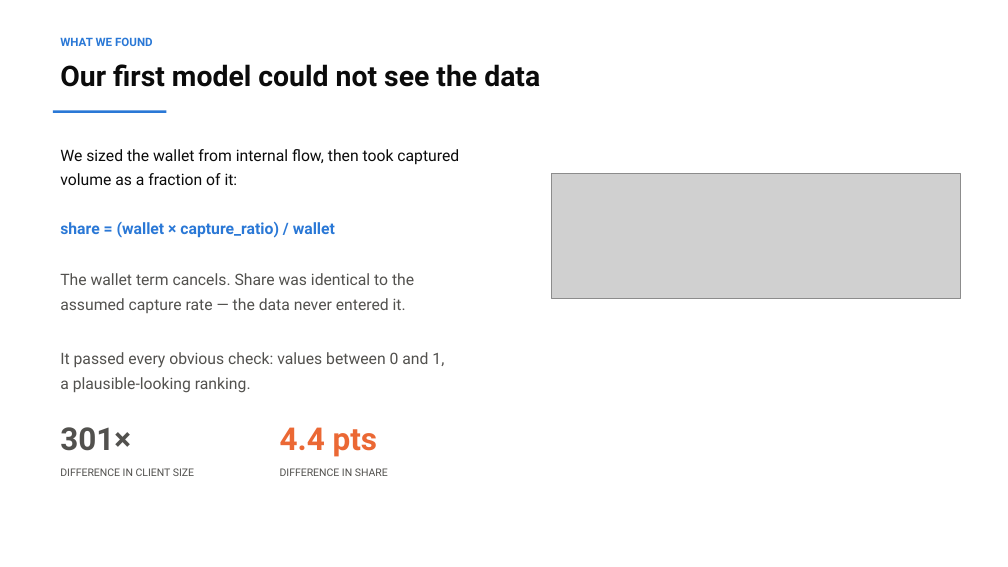
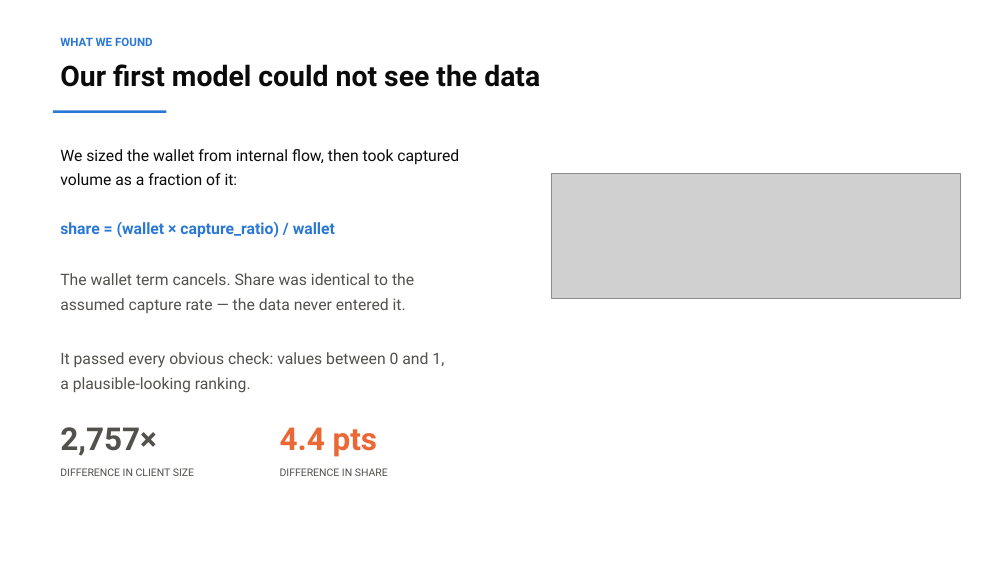
Before and after one commit to GeniusDM/the_independent_variable-standard-bank-hackathon-2026, a slide deck: slide 3 of docs/presentation_deck.pptx. Drawn at 1008x567 pixels with LibreOffice and Linux fonts; fonts in the diff are those of the drawing; grey boxes stand for pictures. Boxes give left, top, right and bottom in pixels: in the first picture for what was removed or moved away, otherwise in the second. Text is boxed around its words. In the diff, an @@ line names an element or a change of style, - is before the commit and + after.

```diff
--- a/docs/presentation_deck.pptx
+++ b/docs/presentation_deck.pptx
@@ text at (x1=60, y1=427, x2=157, y2=456): text changed @@
-301×
+2,757×
```
Also in this commit, not shown: 4 other slides changed, 16 other files.
